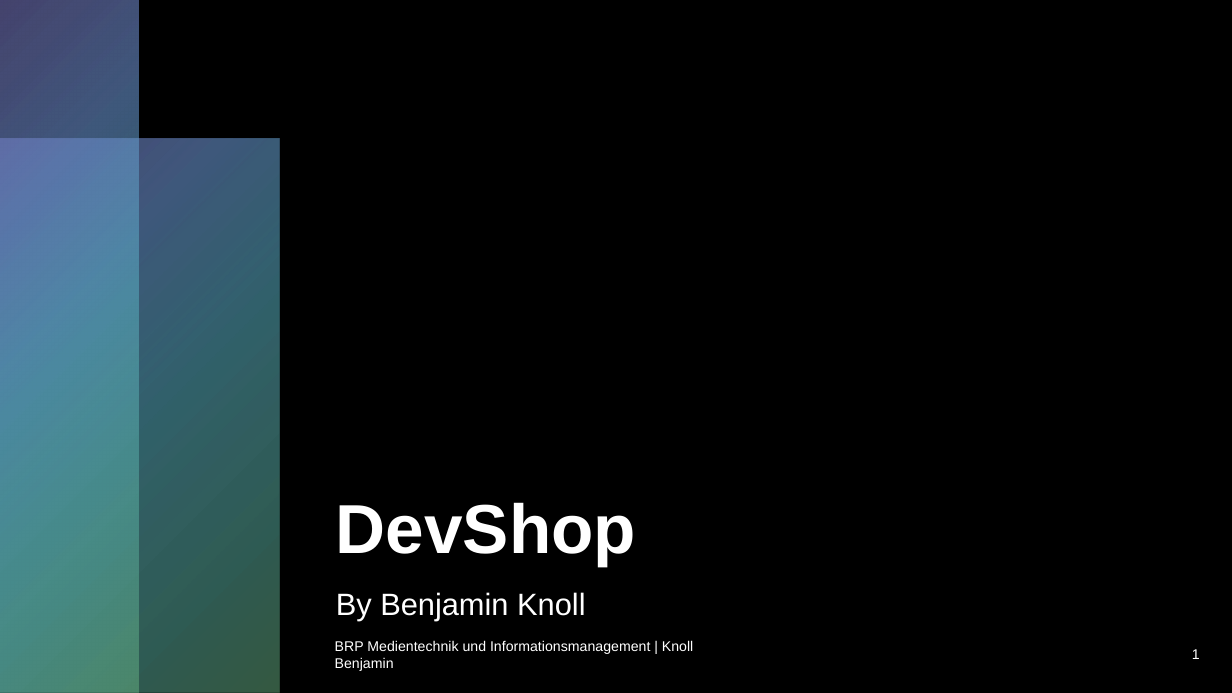
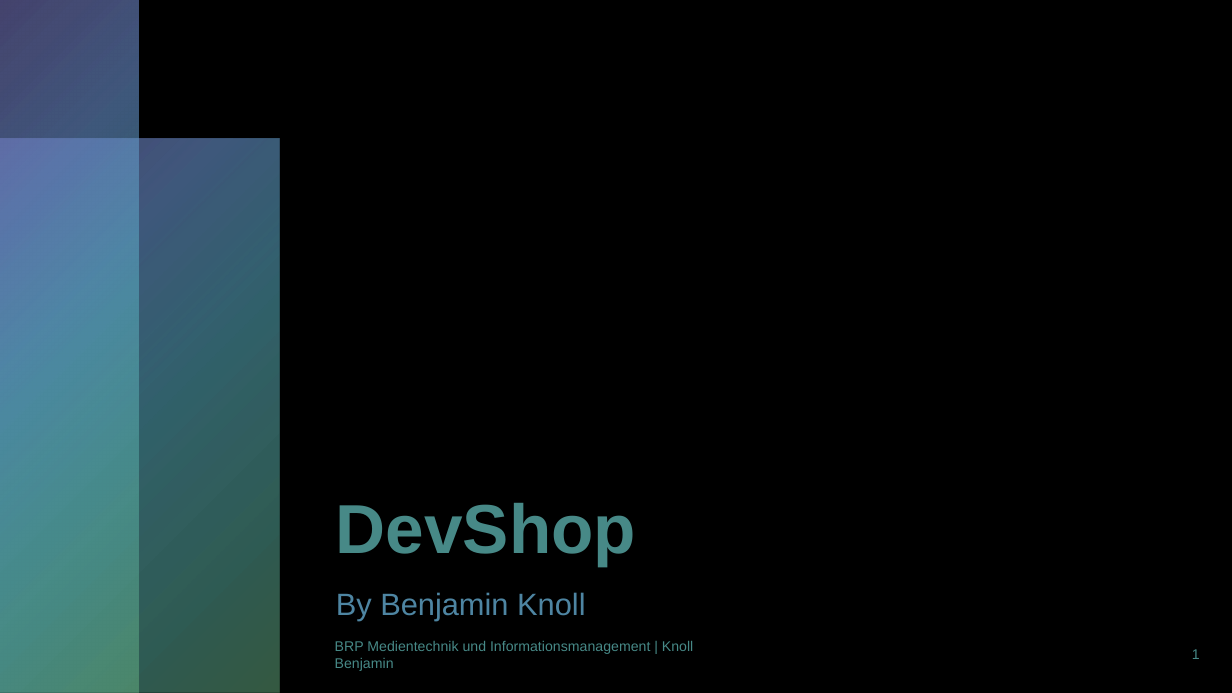
Before and after one commit to Benkster/DevShop, a slide deck: slide 1 of Documentation/DevShop.pptx. Drawn at 1232x693 pixels with LibreOffice and Linux fonts; fonts in the diff are those of the drawing; background and template pictures are left out. Boxes give left, top, right and bottom in pixels: in the first picture for what was removed or moved away, otherwise in the second. Text is boxed around its words. In the diff, an @@ line names an element or a change of style, - is before the commit and + after.

```diff
--- a/Documentation/DevShop.pptx
+++ b/Documentation/DevShop.pptx
@@ subtitle "By Benjamin Knoll" at (x1=336, y1=592, x2=585, y2=621): text colour #FFFFFF to #4E85A2 @@
@@ text colour #FFFFFF to #478987 in 3 elements at (x1=336, y1=503, x2=636, y2=565), (x1=1192, y1=649, x2=1200, y2=659), (x1=335, y1=641, x2=693, y2=671) @@
```
Also in this commit, not shown: 7 other slides changed, 7 other files.
